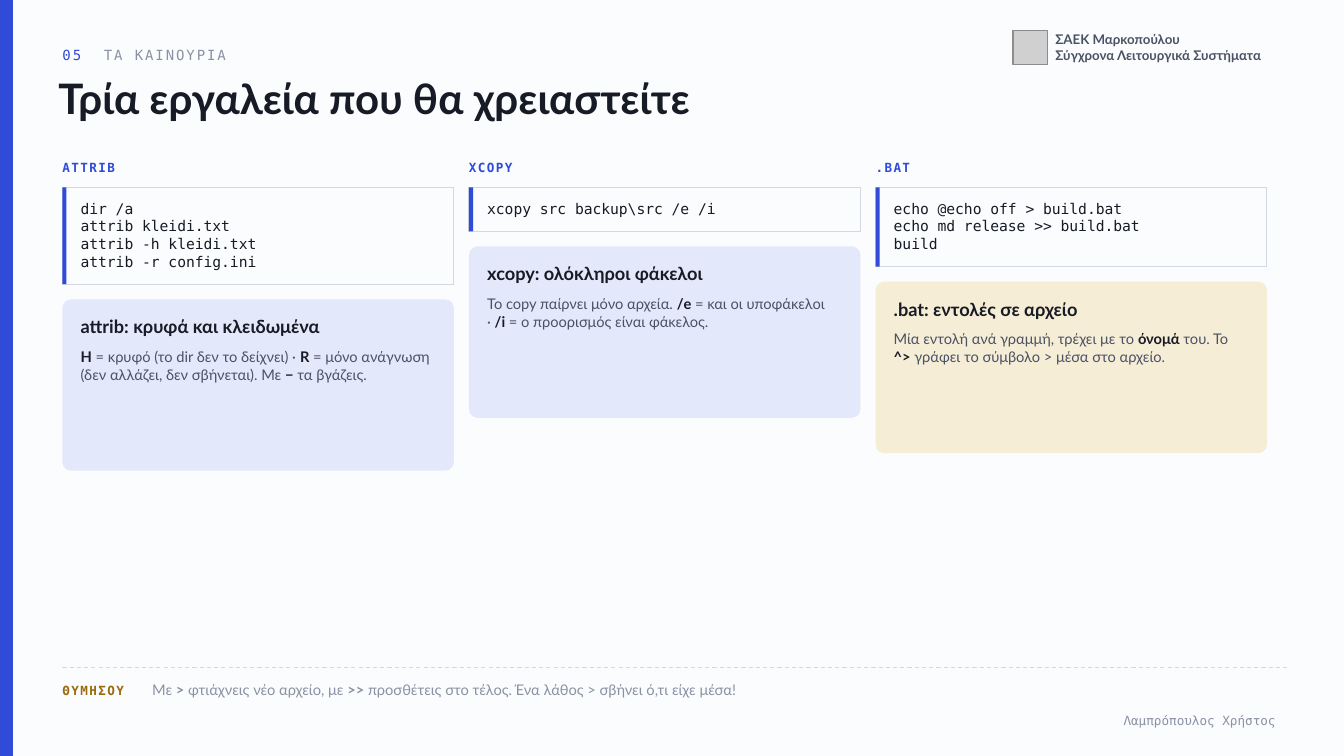
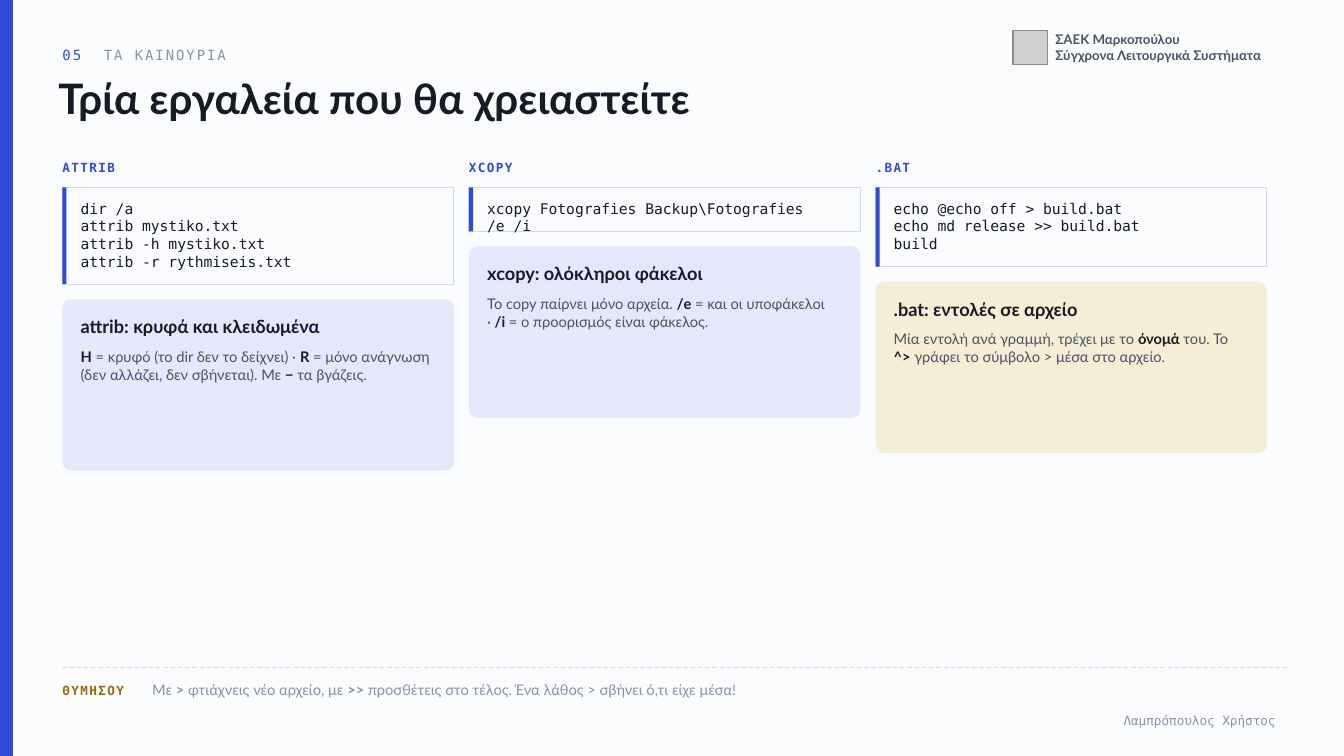
Before and after one commit to xristlamp/LAMPROPOULOS, a slide deck: slide 5 of files/markopoulo/sls-05-cmd.pptx. Drawn at 1344x756 pixels with LibreOffice and Linux fonts; fonts in the diff are those of the drawing; grey boxes stand for pictures. Boxes give left, top, right and bottom in pixels: in the first picture for what was removed or moved away, otherwise in the second. Text is boxed around its words. In the diff, an @@ line names an element or a change of style, - is before the commit and + after.

```diff
--- a/files/markopoulo/sls-05-cmd.pptx
+++ b/files/markopoulo/sls-05-cmd.pptx
@@ text at [487,203,803,233]: text changed @@
-xcopy src backup\src /e /i
+xcopy Fotografies Backup\Fotografies /e /i
@@ text at [81,220,291,270]: text changed @@
-attrib kleidi.txt
-attrib -h kleidi.txt
-attrib -r config.ini
+attrib mystiko.txt
+attrib -h mystiko.txt
+attrib -r rythmiseis.txt
```
Also in this commit, not shown: 3 other slides changed, 2 other files.
